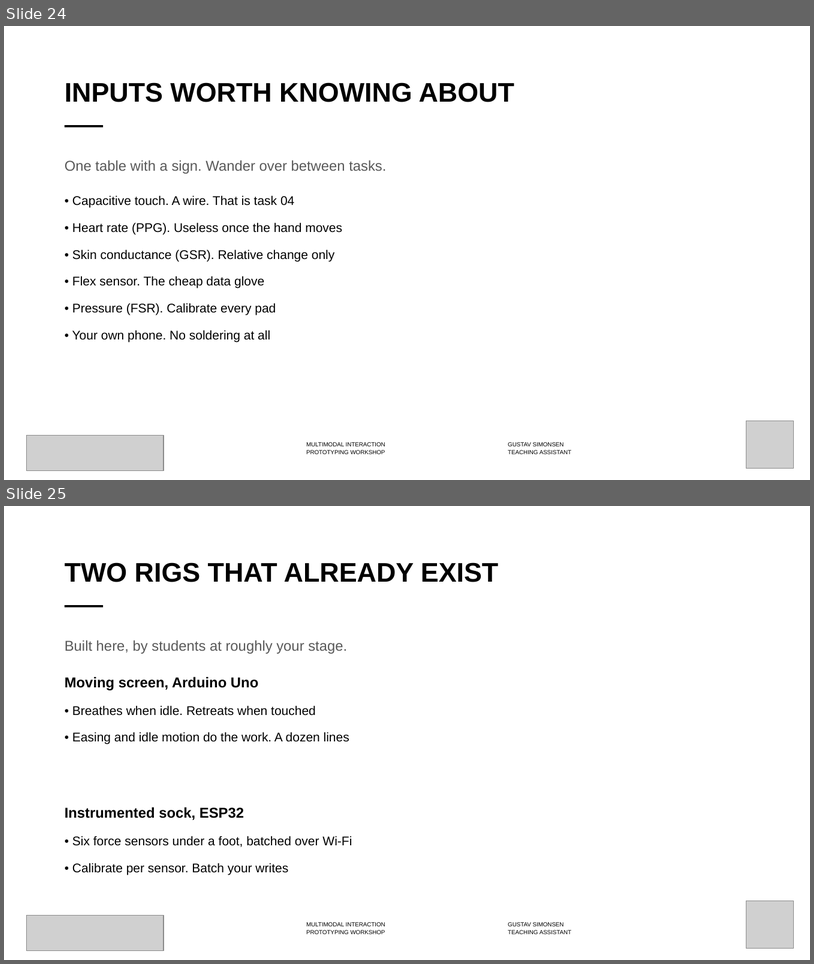
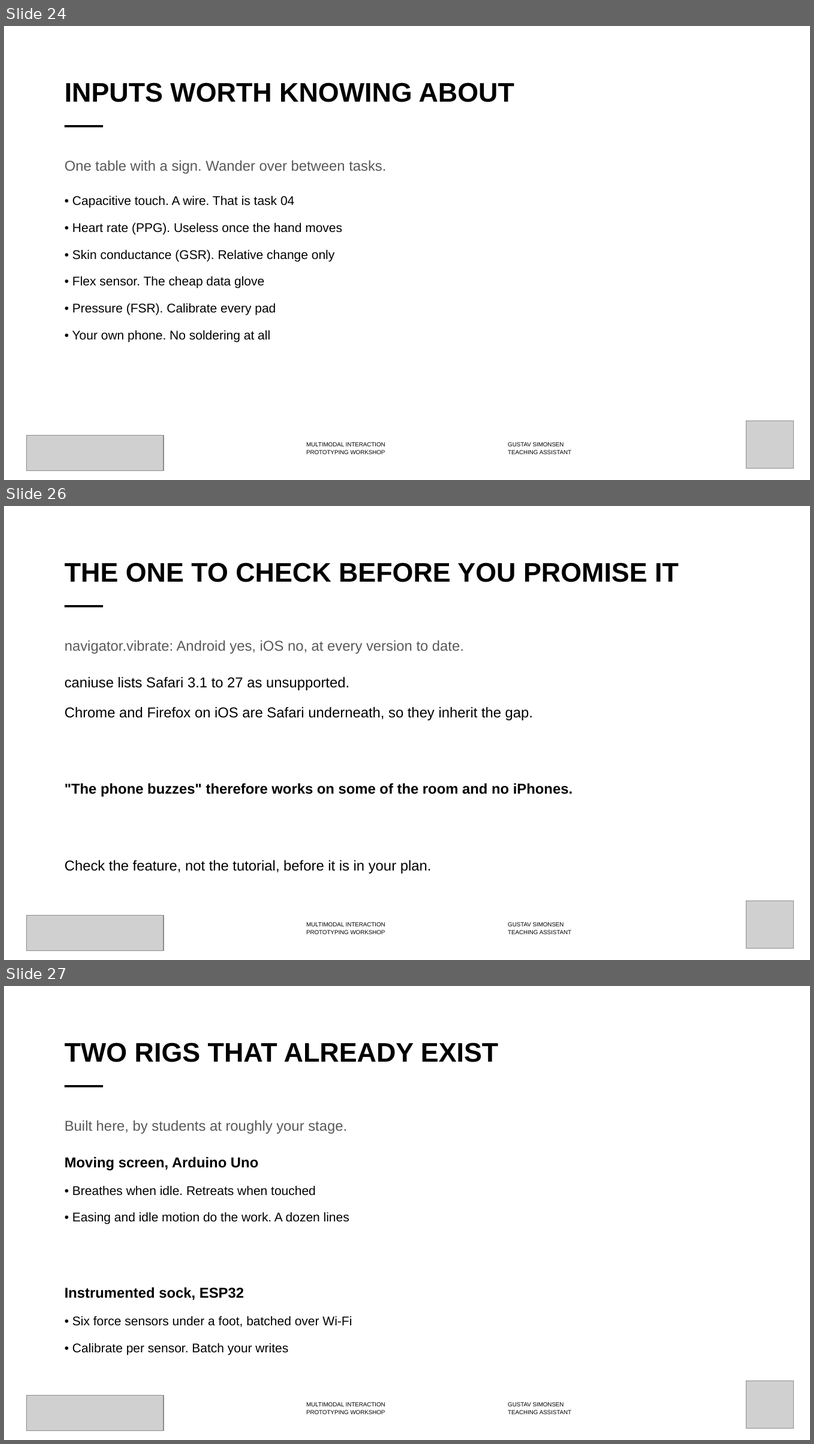
Before and after one commit to labtools-au/multimodal-actuator-workshop, a slide deck: docs/multimodal-actuator-workshop.pptx. Shown one above the other, each under a label of ours: slides 24 and 25 before the commit, slides 24, 26 and 27 after it; the slides between them are not shown. The pictures are 814x964 and 814x1444 pixels, drawn with LibreOffice and Linux fonts; fonts in the diff are those of the drawing; grey boxes stand for pictures; background and template pictures are left out. Boxes give left, top, right and bottom in pixels: in the first picture for what was removed or moved away, otherwise in the second. Text is boxed around its words. In the diff, an @@ line names an element or a change of style, - is before the commit and + after.

```diff
--- a/docs/multimodal-actuator-workshop.pptx
+++ b/docs/multimodal-actuator-workshop.pptx
@@ slide 26 added at (x1=4, y1=506, x2=810, y2=960), background #FFFFFF; not listed: 3 template elements that a slide beside it also shows @@
@@ title added at (x1=65, y1=562, x2=679, y2=582), 32 pt, text #000000, bold @@
+THE ONE TO CHECK BEFORE YOU PROMISE IT
@@ text added at (x1=65, y1=640, x2=573, y2=873), 17 pt, text #000000 @@
+navigator.vibrate: Android yes, iOS no, at every version to date.
+caniuse lists Safari 3.1 to 27 as unsupported.
+Chrome and Firefox on iOS are Safari underneath, so they inherit the gap.
+"The phone buzzes" therefore works on some of the room and no iPhones.
+Check the feature, not the tutorial, before it is in your plan.
@@ picture added at (x1=747, y1=901, x2=794, y2=948) @@
@@ picture added at (x1=27, y1=915, x2=164, y2=950) @@
@@ what was slide 25 is now slide 27 @@
```
Also in this commit, not shown: 1 slide changed, 1 other slide added, 7 other files.
